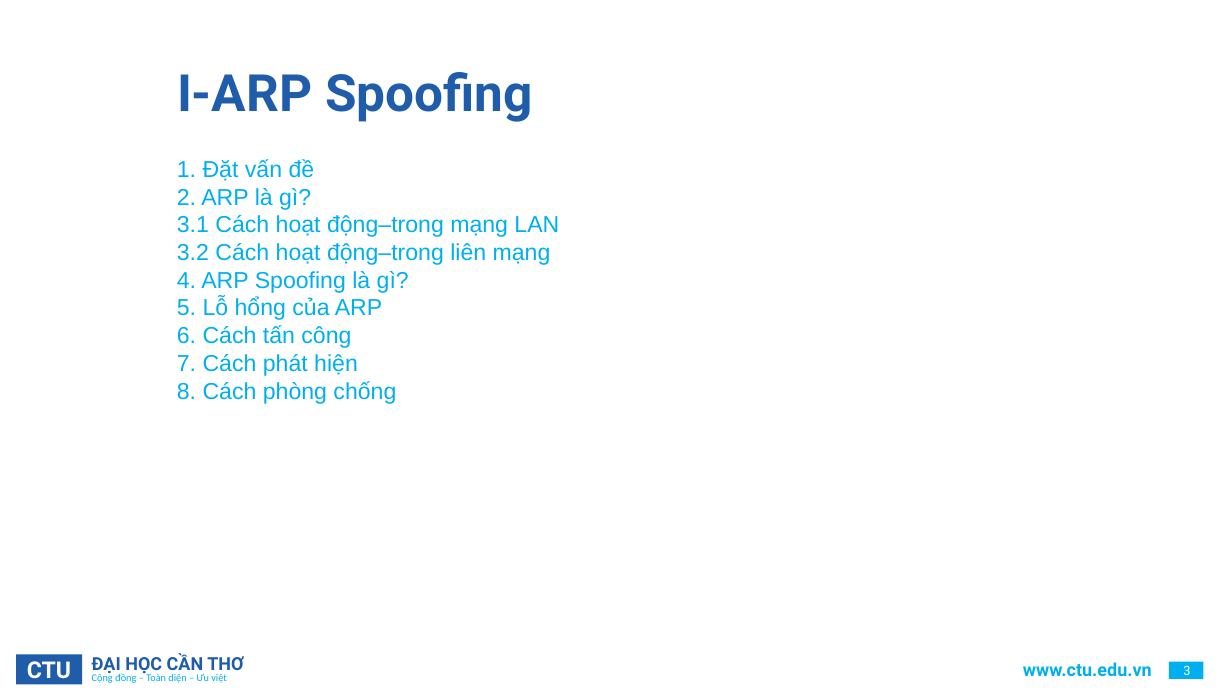
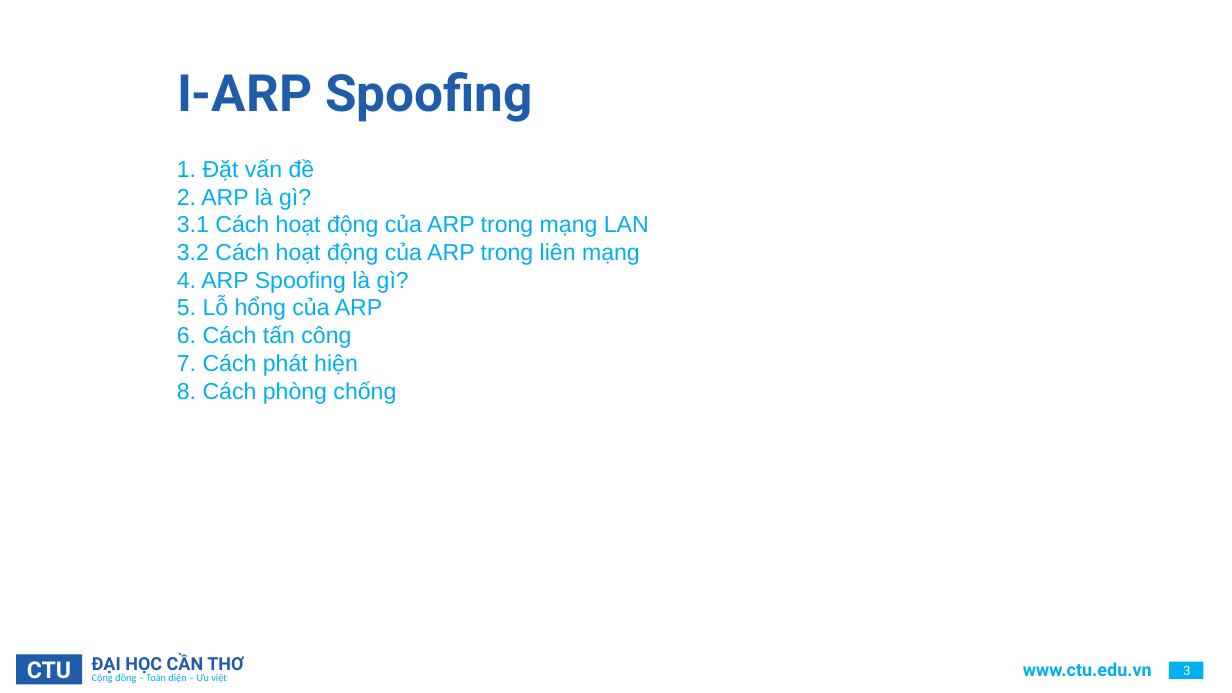
Before and after one commit to HaiDangDoo/archive, a slide deck: slide 3 of NLCS/CTU_PowerPoint_Template.pptx. Drawn at 1232x693 pixels with LibreOffice and Linux fonts; fonts in the diff are those of the drawing; background and template pictures are left out. Boxes give left, top, right and bottom in pixels: in the first picture for what was removed or moved away, otherwise in the second. Text is boxed around its words. In the diff, an @@ line names an element or a change of style, - is before the commit and + after.

```diff
--- a/NLCS/CTU_PowerPoint_Template.pptx
+++ b/NLCS/CTU_PowerPoint_Template.pptx
@@ text at (177, 214, 649, 265): text changed @@
-3.1 Cách hoạt động–trong mạng LAN
-3.2 Cách hoạt động–trong liên mạng
+3.1 Cách hoạt động của ARP trong mạng LAN
+3.2 Cách hoạt động của ARP trong liên mạng
```
Also in this commit, not shown: 30 other slides changed, 2 slides removed, 35 other files.
